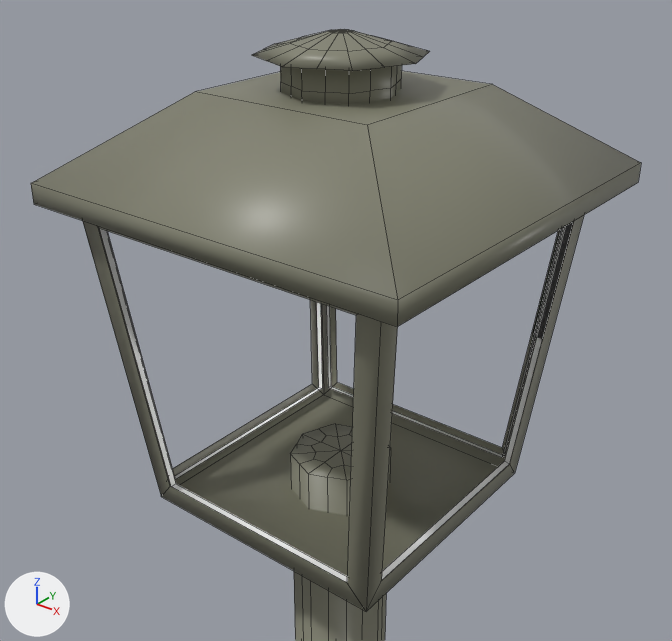
One commit to the OBJ model data/models/objetos/icex/poste_maximo.obj: the scene before it, then after it.
One viewpoint serves both versions: a 50 mm lens placed at (10.44, -14.44, 56.47), pointed at (1.17, -2.86, 49.29). Arrows for +X, +Y and +Z are at lower left; the lights stay in place. Mesh edges are drawn as thin lines. Where no turn or scale is listed for an object, it has been applied to the vertices.

The scene before the commit, as lines of its bpy script (objects in view):
```python
me_cylinder_001_none = bpy.data.meshes.new('Cylinder.001_None')
me_cylinder_001_none.from_pydata(...)  # 146 vertices, 144 faces; spans x -1.53..1.62, y -2.87..0.28, z 52.61..53.93
me_cylinder_001_none.materials.append(mat_flatblack)  # grey #828270
me_cylinder_none = bpy.data.meshes.new('Cylinder_None')
me_cylinder_none.from_pydata(...)  # 82 vertices, 80 faces; spans x -1.0..1.1, y -2.4..-0.1, z 0.2..45.2
me_cylinder_none.materials.append(mat_flatblack)  # grey #828270
me_plane_003_glass_002 = bpy.data.meshes.new('Plane.003_glass.002')
me_plane_003_glass_002.from_pydata(...)  # 32 vertices, 16 faces; spans x -3.31..3.37, y -4.56..2.12, z 44.68..50.79
me_plane_003_glass_002.materials.append(mat_glass)  # white #ffffff
ob_cylinder_001_none = bpy.data.objects.new('Cylinder.001_None', me_cylinder_001_none)
ob_cylinder_001_none.location = (0.0, 0.0, 0.0)
ob_cylinder_none = bpy.data.objects.new('Cylinder_None', me_cylinder_none)
ob_cylinder_none.location = (0.0, 0.0, 0.0)
ob_plane_003_glass_002 = bpy.data.objects.new('Plane.003_glass.002', me_plane_003_glass_002)
ob_plane_003_glass_002.location = (0.0, 0.0, 0.0)
# also in view: 'Cube_Cube' at (0.01, -1.1, 51.93); 'Plane_lightCage' at (0.05, -1.28, 47.73)
```
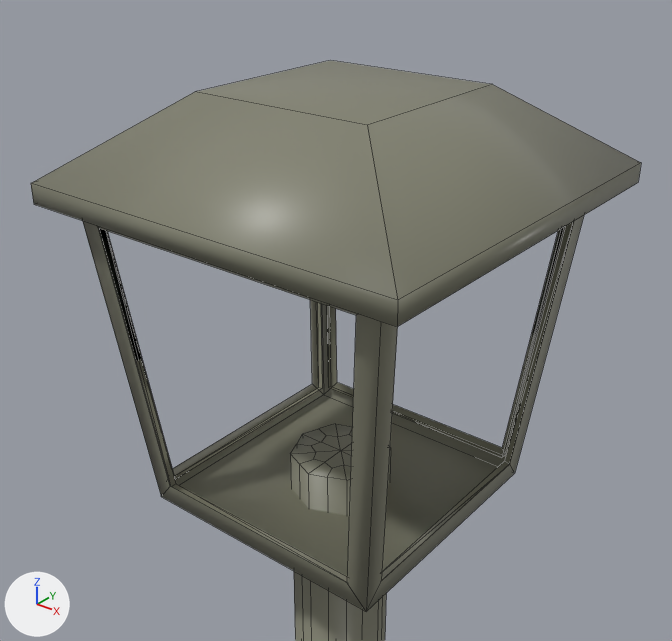
The edits, one by one:
me_plane_003_glass_002 is used by ob_plane_003_glass_002; location (0.0, 0.0, 0.0).
me_plane_003_glass_002 had 32 vertices, 16 faces and spanned x -3.31..3.37, y -4.56..2.12, z 44.68..50.79.
me_plane_003_glass_002 no longer uses material mat_glass (white #ffffff).
me_plane_003_glass_002 now has 32 vertices, 32 faces and spans x -3.31..3.37, y -4.56..2.12, z 44.68..50.79.
Part 1, on me_plane_003_glass_002:
16 faces are deleted.
32 new faces join them.
me_plane_003_glass_002 now uses material mat_topblack_001 (grey #828270).
Object 'Cylinder.001_None' (ob_cylinder_001_none) is deleted.

Pixel boxes [x1, y1, x2, y2] of what changed, in the pictures (672 x 641 px):
'Cylinder.001_None', deleted: before [252, 29, 430, 104]
part 1 of me_plane_003_glass_002, built on: [100, 222, 573, 582] in both
